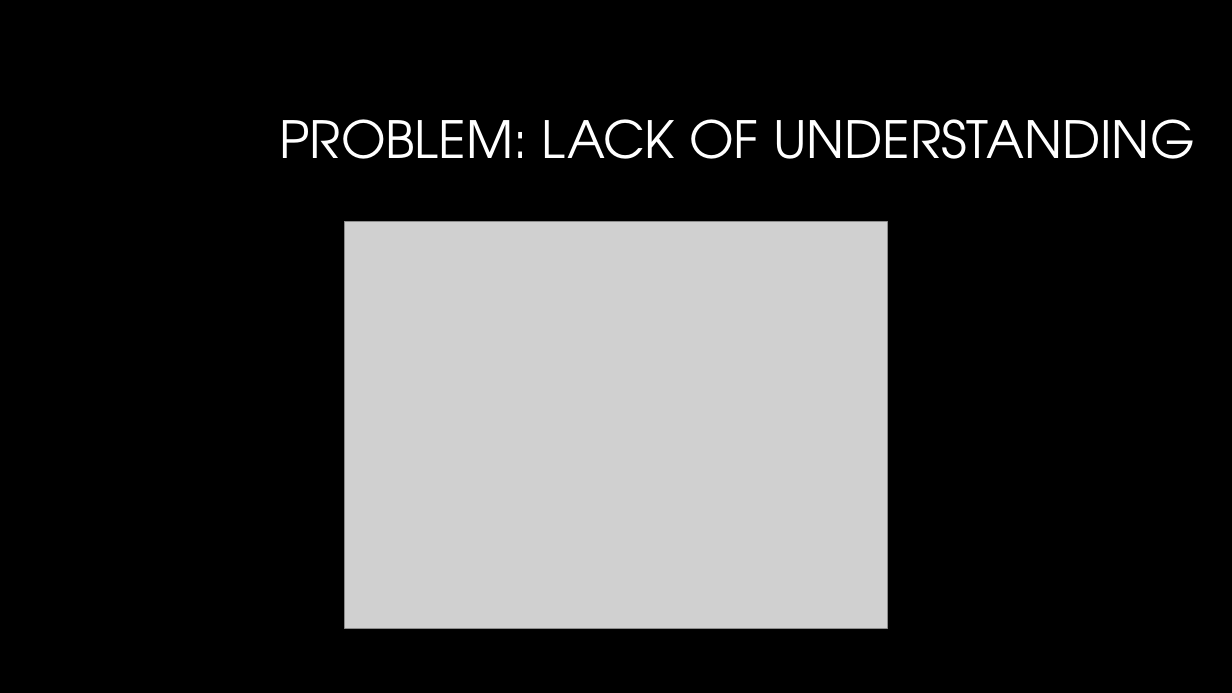
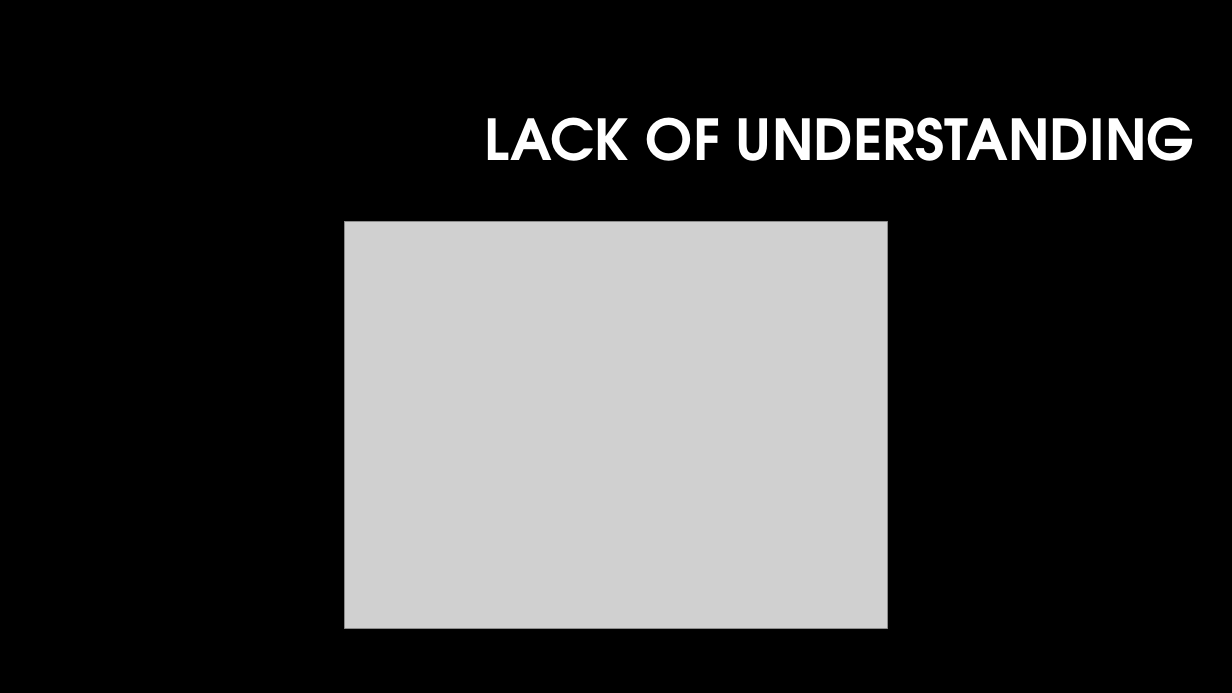
Before and after one commit to vinceleg/lab04_repo, a slide deck: slide 6 of dtc_team16_pitch_presentation.pptx (slide 4 before the commit). Drawn at 1232x693 pixels with LibreOffice and Linux fonts; fonts in the diff are those of the drawing; grey boxes stand for pictures; background and template pictures are left out. Boxes give left, top, right and bottom in pixels: in the first picture for what was removed or moved away, otherwise in the second. Text is boxed around its words. In the diff, an @@ line names an element or a change of style, - is before the commit and + after.

```diff
--- a/dtc_team16_pitch_presentation.pptx
+++ b/dtc_team16_pitch_presentation.pptx
@@ title at (485, 117, 1194, 161): text changed; size 40 to 44 pt; bold on @@
-PROBLEM: LACK OF UNDERSTANDING
+LACK OF UNDERSTANDING
```
Also in this commit, not shown: 17 other slides changed, 10 slides added, 4 slides removed.
